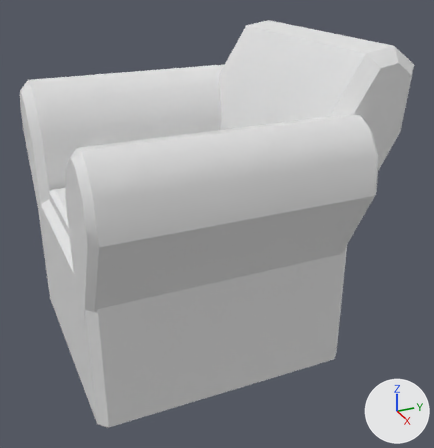
Before and after pictures for a commit that changed the FBX model Narrative/Assets/Meshes/Couch_Chair_001.fbx.
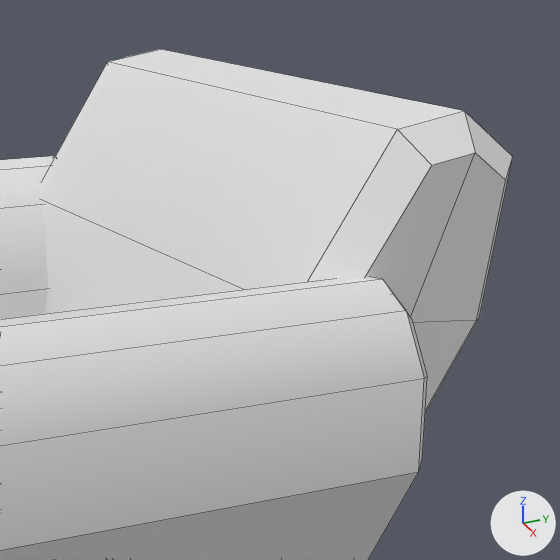
Each version appears first whole from a 50 mm lens placed at (2.7, -0.95, 2.03), pointed at (0.08, 0.23, 0.71), and next in a close-up on the part from 46% to 100% of the width and 0% to 52% of the height. Arrows for +X, +Y and +Z are at lower right; the lights stay in place. The close-ups show mesh edges as thin lines. Materials are left out; every surface is plain grey. Where no turn or scale is listed for an object, it has been applied to the vertices.

The first close-up shows 'Couch_Chair_001'.
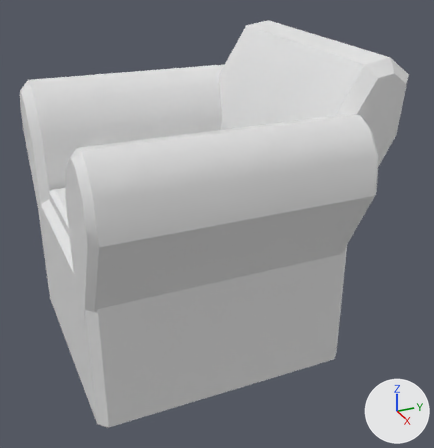
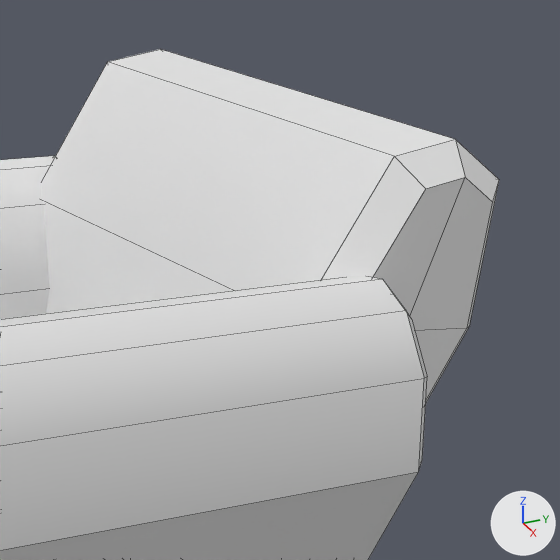
Where the newer file only moved an object's origin or applied its transform, the numbers keep the older frame.

The change in detail:
me_mesh has 148 vertices, 131 faces and spans x -0.82..0.82, y -0.83..0.73, z -0.83..0.76.
me_mesh is used by ob_couch_chair_001; location (-0.006, 0.245, 0.886).
Part 1, on me_mesh:
Vertex 116 of me_mesh moves from (0.63, 0.14, -0.27) to (0.63, 0.16, -0.23).
Vertex 118 of me_mesh moves from (0.63, 0.21, -0.31) to (0.63, 0.23, -0.26).
Vertex 121 of me_mesh moves from (0.63, 0.48, 0.4) to (0.63, 0.48, 0.38).
Vertex 122 of me_mesh moves from (0.63, 0.5, 0.68) at pixel (431, 165) to (0.63, 0.49, 0.64) at pixel (425, 188).
Vertex 123 of me_mesh moves from (0.57, 0.46, 0.74) at pixel (397, 129) to (0.57, 0.46, 0.69) at pixel (394, 156).
Vertex 124 of me_mesh moves from (0.57, 0.61, 0.76) at pixel (464, 110) to (0.57, 0.59, 0.71) at pixel (455, 139).
Vertex 125 of me_mesh moves from (0.63, 0.59, 0.7) at pixel (475, 152) to (0.63, 0.58, 0.65) at pixel (465, 177).
Vertex 130 of me_mesh moves from (0.57, 0.32, -0.29) to (0.58, 0.33, -0.25).
Vertex 131 of me_mesh moves from (0.63, 0.24, -0.32) to (0.63, 0.25, -0.27).
Vertex 132 of me_mesh moves from (0.57, 0.7, 0.37) at pixel (479, 317) to (0.57, 0.68, 0.35) at pixel (469, 326).
Vertex 133 of me_mesh moves from (0.63, 0.64, 0.39) at pixel (476, 319) to (0.63, 0.62, 0.37) at pixel (467, 327).
Vertex 143 of me_mesh moves from (0.57, 0.27, 0.43) to (0.57, 0.28, 0.41).
Vertex 144 of me_mesh moves from (0.63, 0.26, 0.39) to (0.63, 0.27, 0.38).
Vertex 145 of me_mesh moves from (0.63, 0.33, 0.42) to (0.63, 0.34, 0.4).
Vertex 146 of me_mesh moves from (0.63, 0.67, 0.64) at pixel (505, 180) to (0.63, 0.65, 0.6) at pixel (492, 202).
Vertex 147 of me_mesh moves from (0.57, 0.73, 0.67) at pixel (512, 156) to (0.57, 0.7, 0.63) at pixel (499, 179).

What differs and where, as boxes (x1, y1, x2, y2) in the close-ups (560 x 560 px; the box of a moved part takes in the faces that stretch with it):
'Couch_Chair_001', reshaped: before (0, 49, 513, 560); after (0, 49, 499, 560)
part 1 of me_mesh, moved or reshaped: before (41, 49, 513, 413); after (41, 49, 499, 402)
